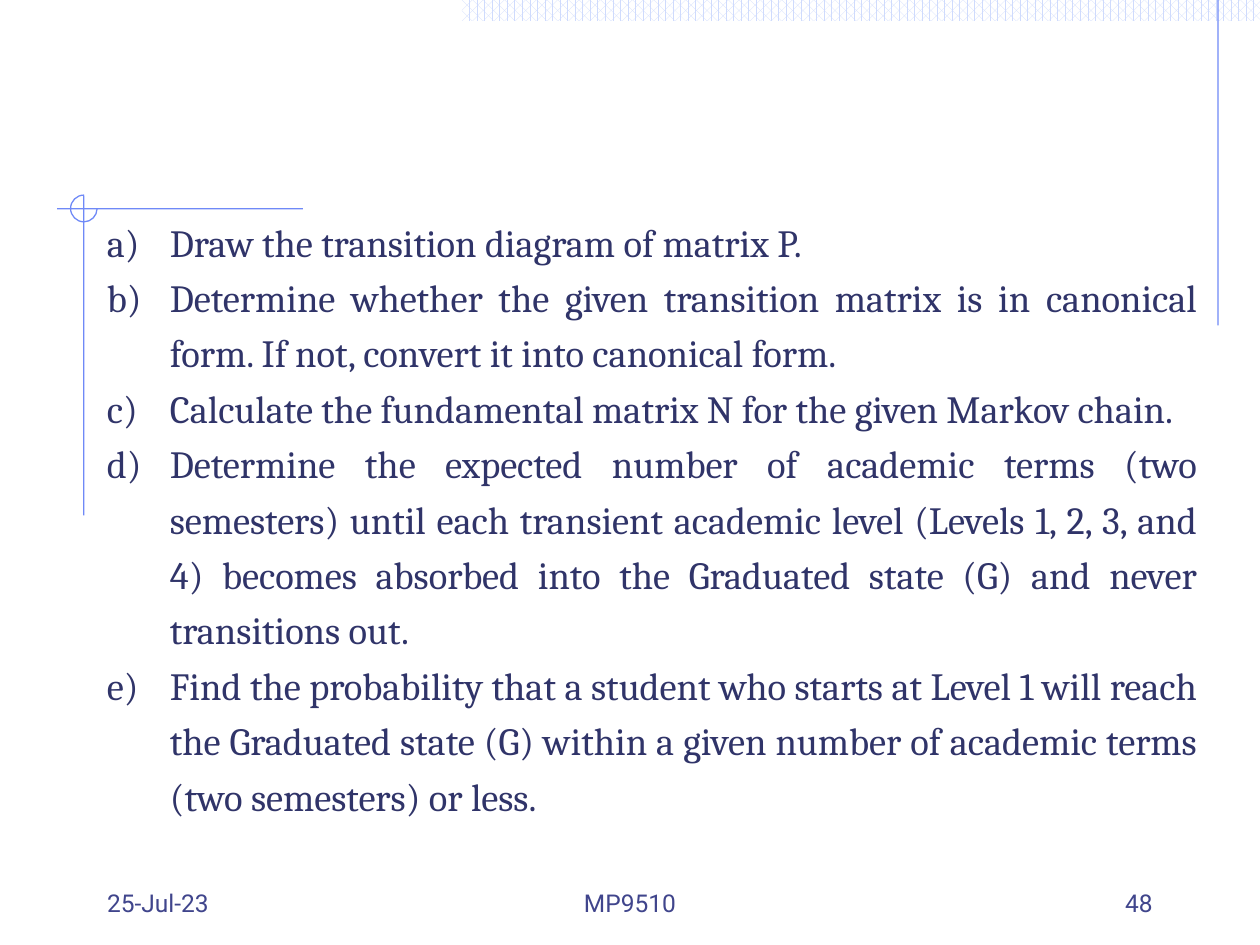
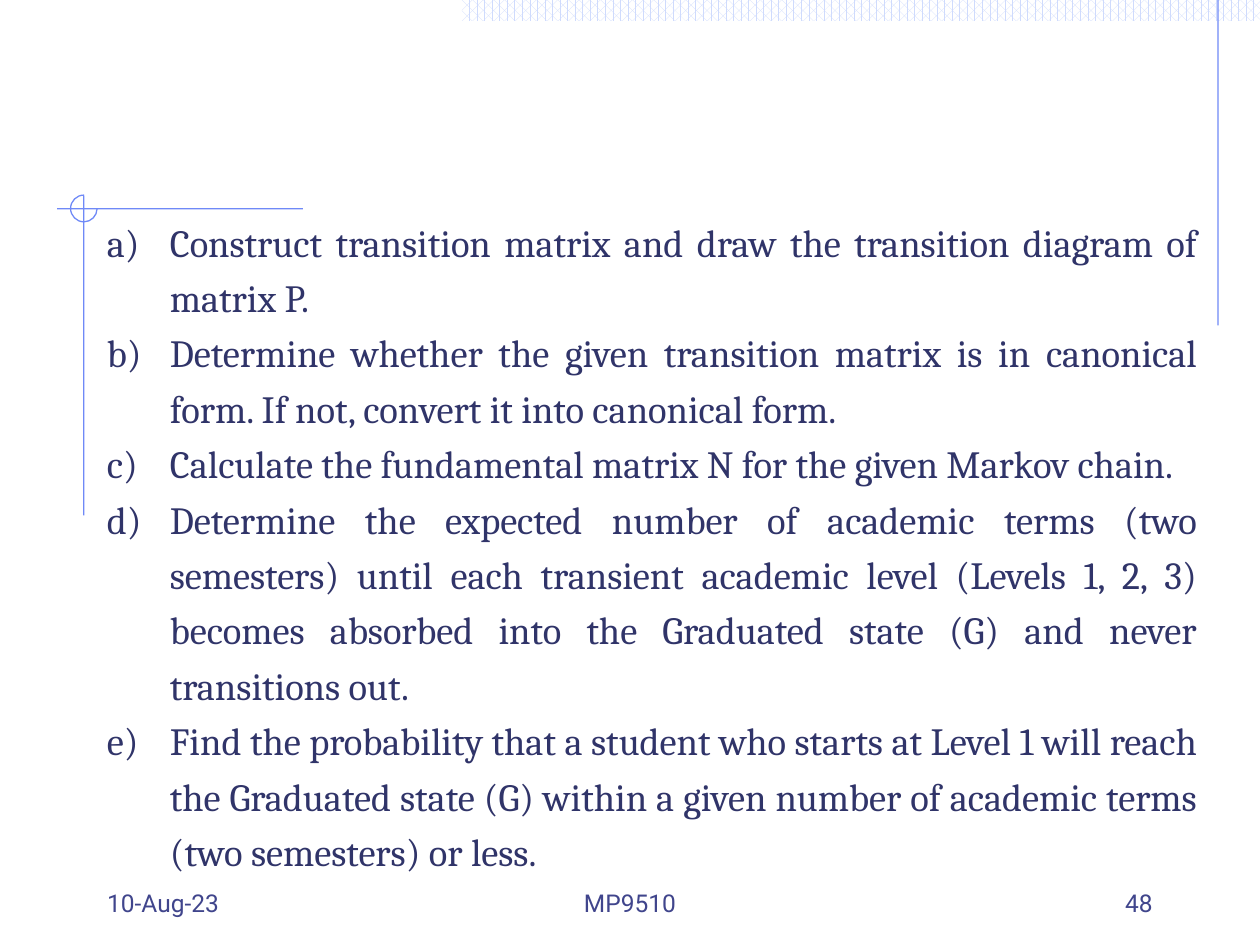
Before and after one commit to Mayooran1987/MC9510, a slide deck: slide 48 of Lect_3_Markov process.pptx. Drawn at 1260x945 pixels with LibreOffice and Linux fonts; fonts in the diff are those of the drawing. Boxes give left, top, right and bottom in pixels: in the first picture for what was removed or moved away, otherwise in the second. Text is boxed around its words. In the diff, an @@ line names an element or a change of style, - is before the commit and + after.

```diff
--- a/Lect_3_Markov process.pptx
+++ b/Lect_3_Markov process.pptx
@@ text at [170,229,1196,313]: text changed @@
-a) Draw the transition diagram of matrix P.
+a) Construct transition matrix and draw the transition diagram of matrix P.
@@ text at [170,506,1197,701]: text changed @@
-d) Determine the expected number of academic terms (two semesters) until each transient academic level (Levels 1, 2, 3, and 4) becomes absorbed into the Graduated state (G) and never transitions out.
+d) Determine the expected number of academic terms (two semesters) until each transient academic level (Levels 1, 2, 3) becomes absorbed into the Graduated state (G) and never transitions out.
@@ text at [107,894,219,917]: text changed @@
-25-Jul-23
+10-Aug-23
```
Also in this commit, not shown: 25 other slides changed.
